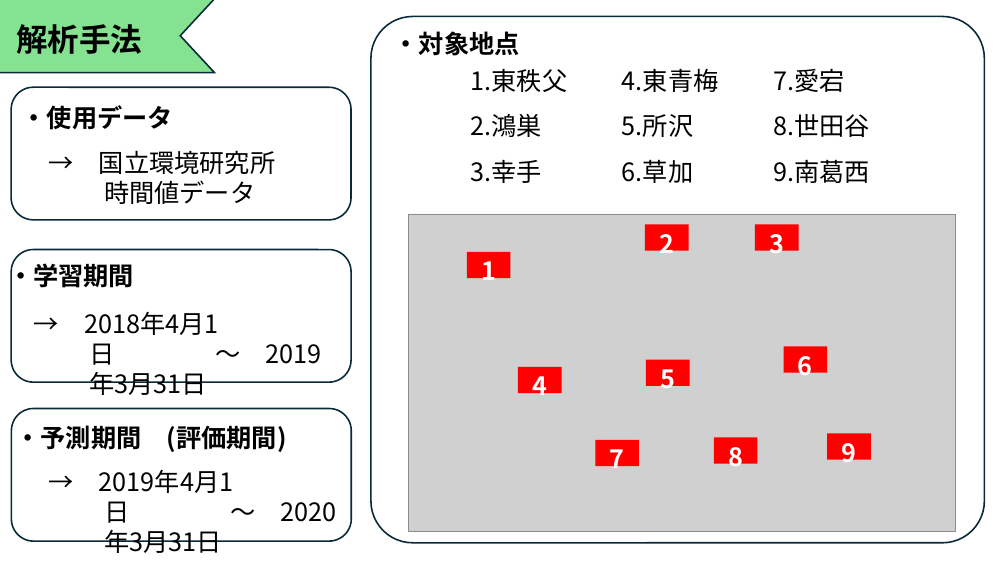
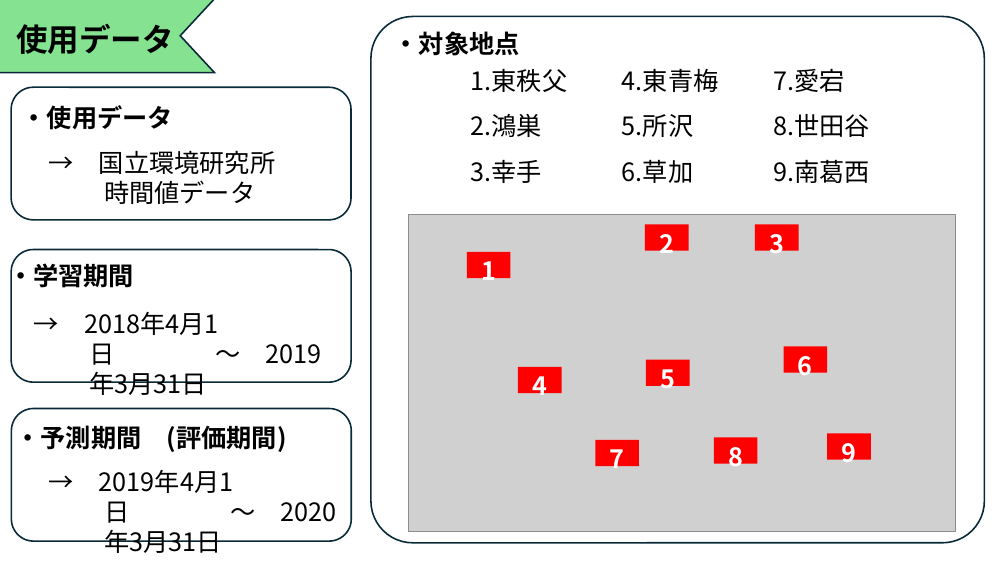
Before and after one commit to Tatsuki0623/lab, a slide deck: slide 4 of out_data/21T7-008.pptx. Drawn at 1008x567 pixels with LibreOffice and Linux fonts; fonts in the diff are those of the drawing; grey boxes stand for pictures. Boxes give left, top, right and bottom in pixels: in the first picture for what was removed or moved away, otherwise in the second. Text is boxed around its words. In the diff, an @@ line names an element or a change of style, - is before the commit and + after.

```diff
--- a/out_data/21T7-008.pptx
+++ b/out_data/21T7-008.pptx
@@ text at [16, 24, 173, 54]: text changed @@
-解析手法
+使用データ
```
Also in this commit, not shown: 9 other slides changed, 2 slides added, 7 slides removed.
